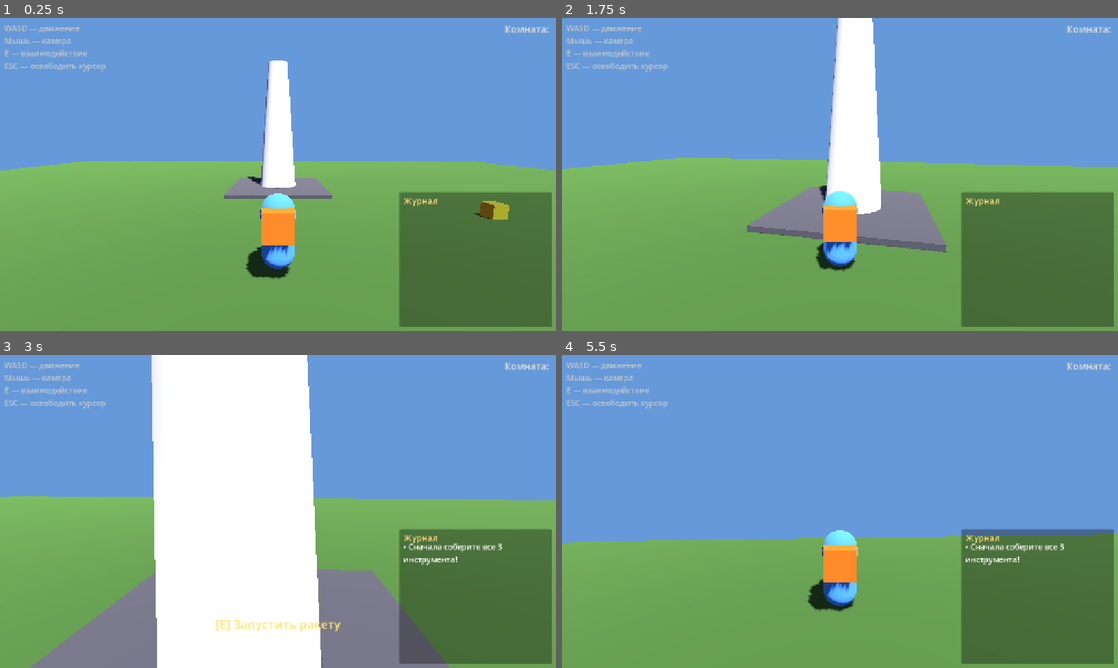
Above: before the commit, frames 1-4 (two rows, left to right).
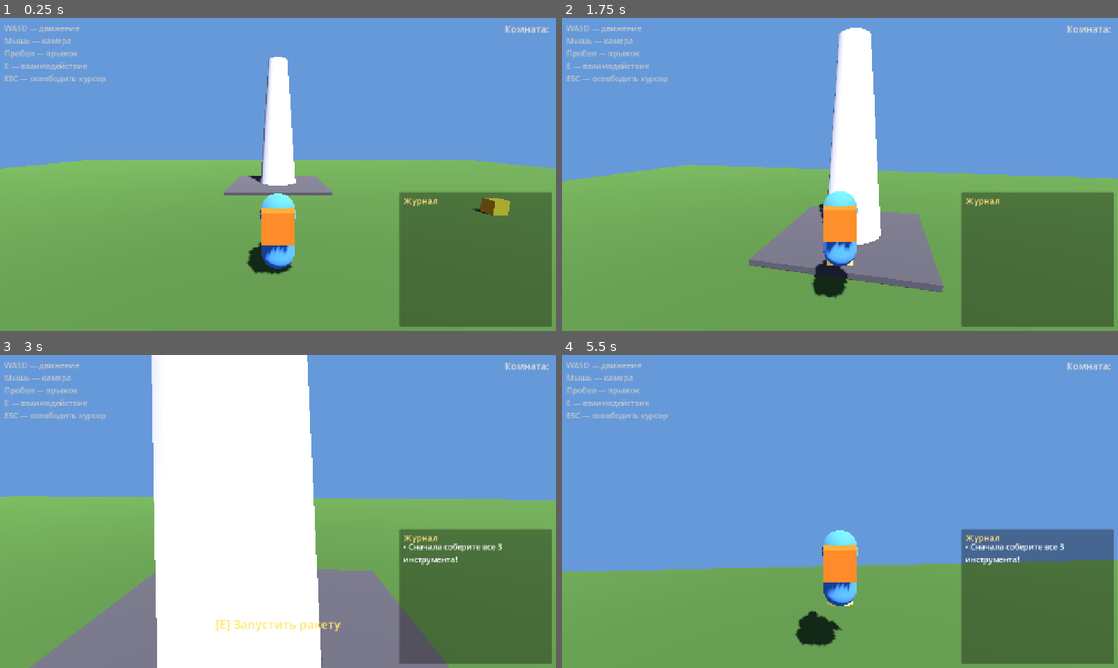
Above: after the commit, the same moments.

Repository: mstislav0/game
Game: Godot game, scene res://scenes/game_world.tscn
Two runs of this game, one before a commit and one after it. Both use one fixed random seed, a clock stepped at 60 frames per second and the inputs below. This scene is started directly instead of the project's main scene.
Inputs (mouse positions are in pixels of both pictures, inside the frame that each line leads up to):
- Up to frame 1 (0.25 s): no input
- Up to frame 2 (1.75 s): tap Enter at 0.5 s; move the mouse to (867, 174) at 0.52 s; hold W (move_forward) from 0.53 s (still down); tap Space (jump, bound only after the commit) at 0.6, 0.77, 1.07, 1.52, 1.55 s; move the mouse to (812, 174) at 1.27 s; tap E (interact) at 1.35 s
- Up to frame 3 (3 s): keep holding W (move_forward); tap Space (jump, bound only after the commit) at 1.82, 2.1 s; move the mouse to (289, 505) at 2.02 s; move the mouse to (272, 517) at 2.77 s; tap E (interact) at 2.85 s
- Up to frame 4 (5.5 s): keep holding W (move_forward); tap Space (jump, bound only after the commit) at 3.02, 3.05, 3.32, 3.6, 3.77, 4.07, 4.52, 4.55, 4.82, 5.1 s; move the mouse to (878, 514) at 3.52 s; move the mouse to (795, 508) at 4.27 s; tap E (interact) at 4.35 s; move the mouse to (845, 511) at 5.02 s

The runs differ from the first frame. In frame 1, 1.9% of the frame differs, in the area x 0-100%, y 10-84%; in frame 2, 10%, in the area x 0-100%, y 0-90%; in frame 3, 0.4%; in frame 4, 9.7%.

Commit message:
Add jump on Space + stronger gravity for snappier feel

Diff:
--- a/godot_project/project.godot
+++ b/godot_project/project.godot
@@ -63,6 +63,11 @@
 "events": [Object(InputEventKey,"resource_local_to_scene":false,"resource_name":"","device":-1,"window_id":0,"alt_press …(192 unchanged characters)…
 ]
 }
+jump={
+"deadzone": 0.5,
+"events": [Object(InputEventKey,"resource_local_to_scene":false,"resource_name":"","device":-1,"window_id":0,"alt_pressed":false,"shift_pressed":false,"ctrl_pressed":false,"meta_pressed":false,"pressed":false,"keycode":0,"physical_keycode":32,"key_label":0,"unicode":32,"location":0,"echo":false,"script":null)
+]
+}
 
 [rendering]
 
--- a/godot_project/scenes/game_world.tscn
+++ b/godot_project/scenes/game_world.tscn
@@ -117,6 +117,7 @@
 offset_bottom = 100.0
 text = "WASD — движение
 Мышь — камера
+Пробел — прыжок
 E — взаимодействие
 ESC — освободить курсор"
 theme_override_font_sizes/font_size = 18
--- a/godot_project/scripts/player.gd
+++ b/godot_project/scripts/player.gd
@@ -1,7 +1,8 @@
 extends CharacterBody3D
 
 const SPEED := 5.0
-const GRAVITY := -9.8
+const GRAVITY := -20.0
+const JUMP_VELOCITY := 7.5
 const SEND_INTERVAL := 0.05  # 20 раз в секунду
 const MOUSE_SENSITIVITY := 0.0035
 const PITCH_MIN := -1.0
@@ -70,7 +71,10 @@
 	# Pitch применяется к камере, yaw уже на самом теле
 	camera.rotation.x = _cam_pitch
 
-	if not is_on_floor():
+	if is_on_floor():
+		if Input.is_action_just_pressed("jump"):
+			velocity.y = JUMP_VELOCITY
+	else:
 		velocity.y += GRAVITY * delta
 
 	var input_dir = Vector2.ZERO
